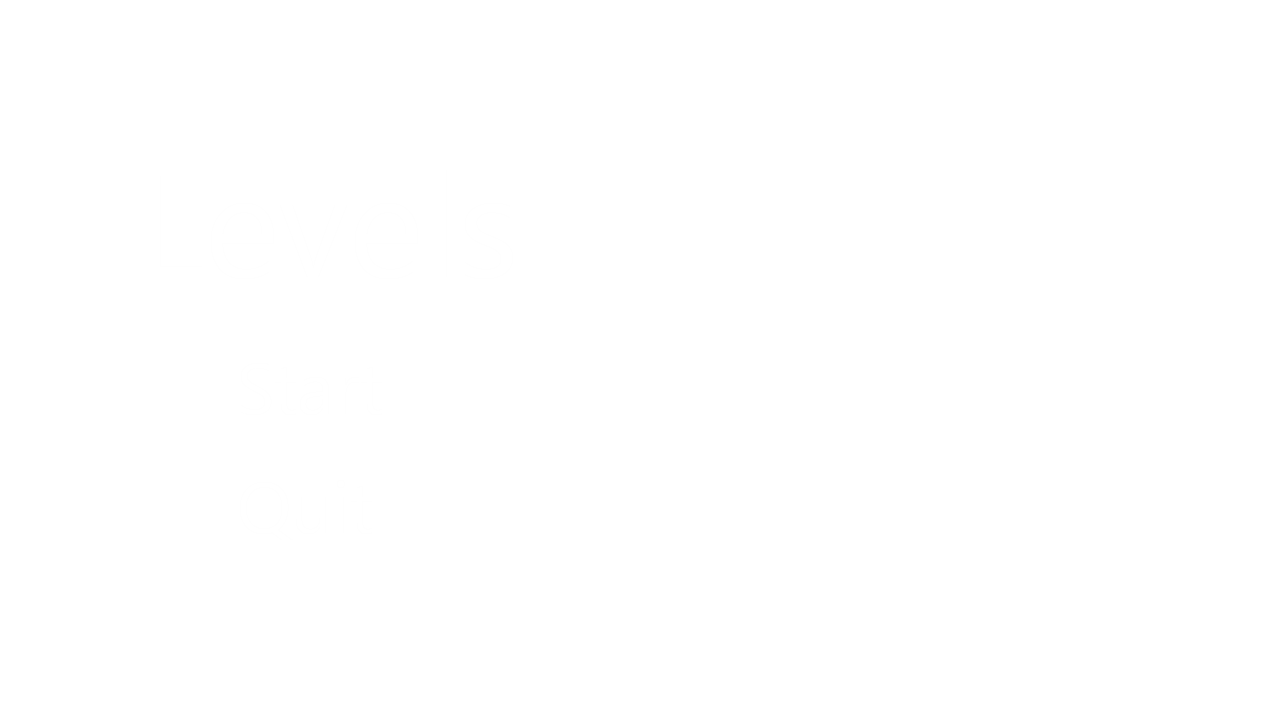
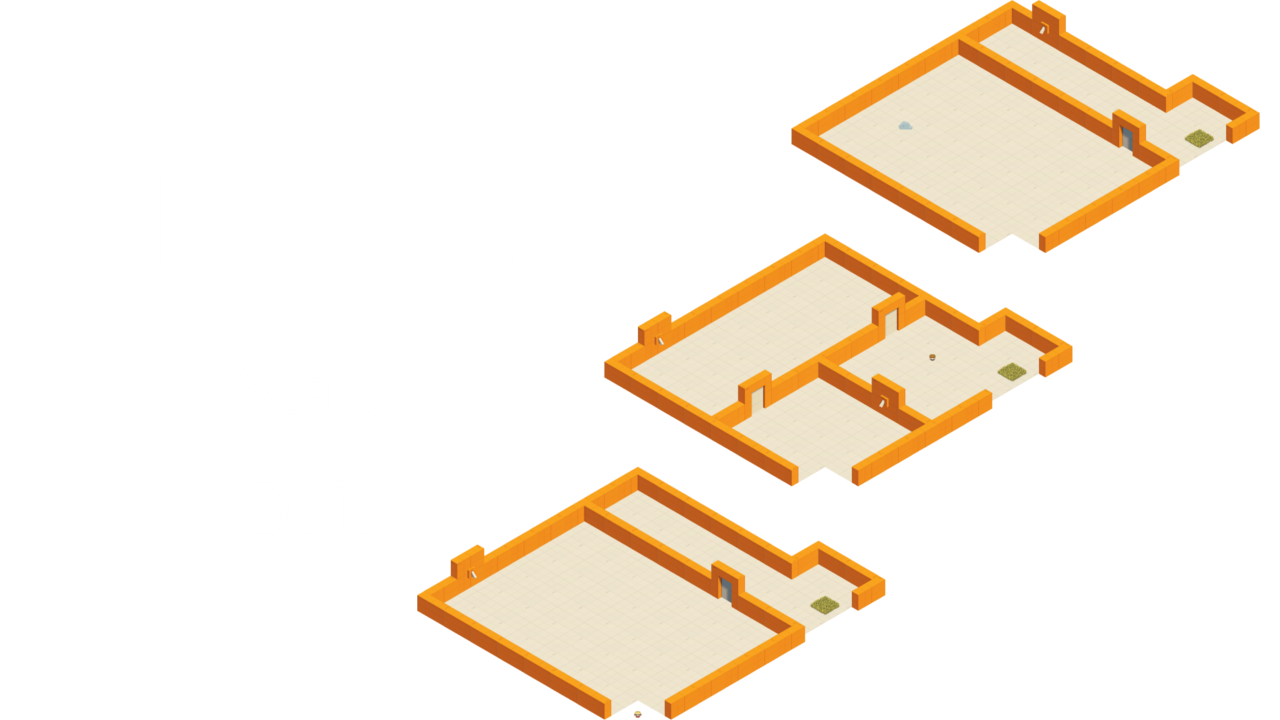
Layers edited between the first and the second 1280px x 720px image:
added layer "Game Map" over [417, 0, 1260, 720]
